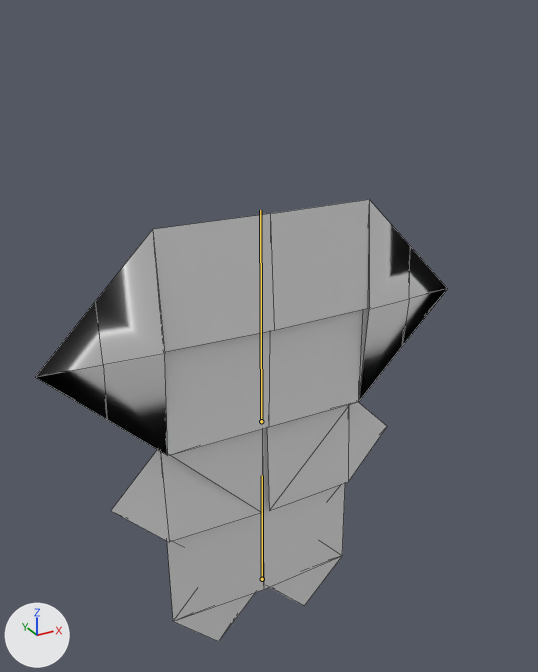
The FBX model Assets/Resources/Models/Characters/LittleMan/LittleMan 1.fbx, before and after one commit.
One viewpoint serves both versions: a 50 mm camera at (-0.719, -1.342, 1.505) aimed at (0.047, 0.05, 0.809). The axes (+X, +Y, +Z) are drawn at lower left. The lights are the same throughout. The bones that change are drawn over the model as lines. Mesh edges are drawn as thin lines.

The first picture shows 'Final'.
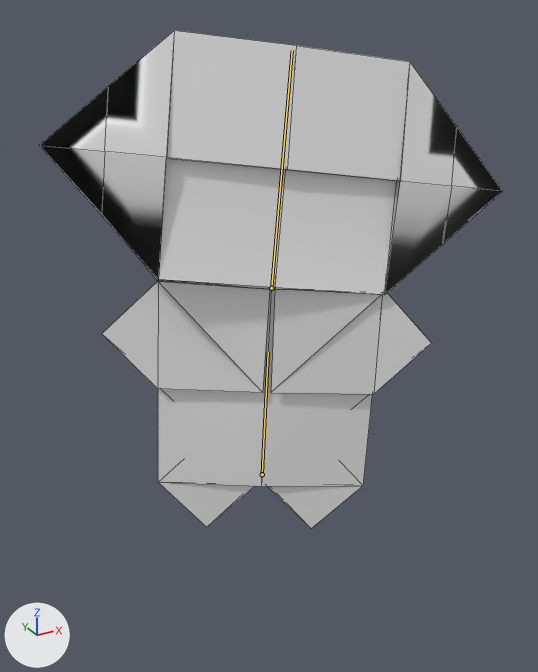
The newer file adds an action. The first version stands in its rest pose; the second is drawn at frame 3 of the action 'Gauntlet_Smash'.

Changed parts and their boxes (x1, y1, x2, y2) in the pictures (538 x 672 px):
'Final', posed (13% wider, 13% taller)
    before: (36, 199, 447, 641)
    after: (40, 30, 503, 528)
bone 'Body', root to tip
    before: (262, 579) to (262, 475)
    after: (262, 474) to (268, 351)
bone 'Head', root to tip
    before: (261, 421) to (260, 210)
    after: (271, 288) to (292, 50)

What the commit changed:
Bone 'Body' (bone_body) moves from (0.0, 0.0, 0.0) to (0.0, 0.322, 0.0).
Bone 'Body' (bone_body) turns from (0, 0, 0) to (-3, -26, -3) degrees about its own x, y and z.
Bone 'Head' (bone_head) turns from (0, 0, 0) to (-10, 7, -4) degrees about its own x, y and z.
